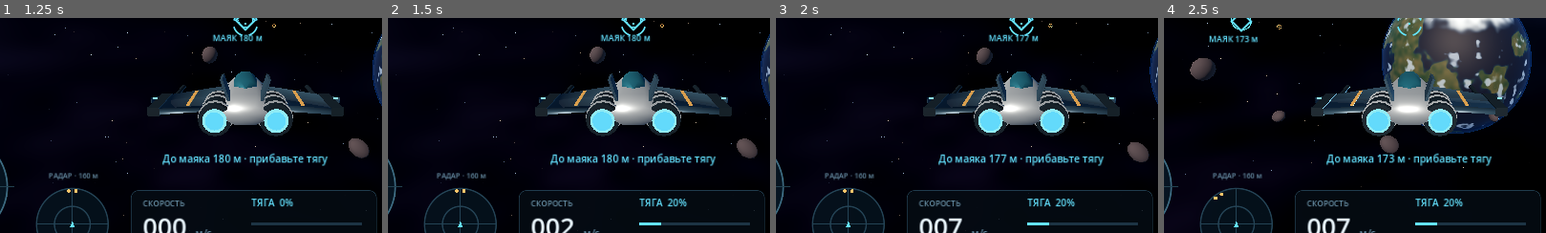
Above: before the commit, frames 1-4 (left to right).
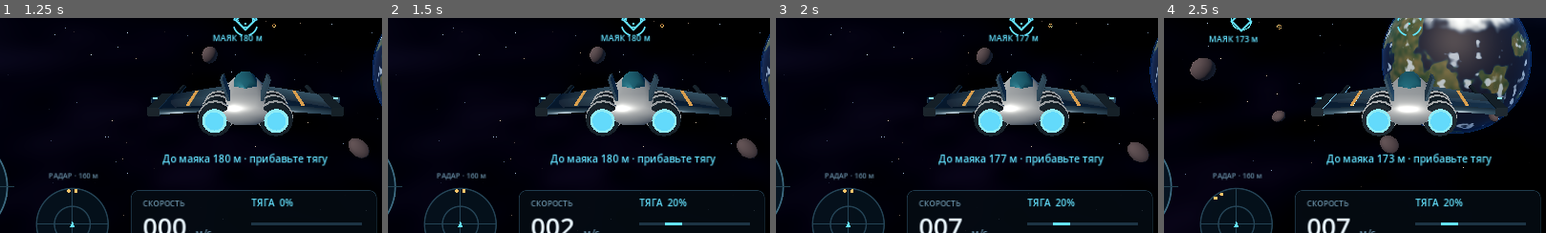
Above: after the commit, the same moments.

Repository: poberij-crypto/SpacePrototype
Game: Godot game, scene res://main.tscn
Same seed, same stepped clock (60 frames per second), same inputs: the game is played once before the commit and once after it.
Inputs (mouse positions are % of the whole screen's width and height, from its top left):
- Up to frame 1 (1.25 s): click "НАЧАТЬ ВЫЛЕТ" at 0.5 s
- Up to frame 2 (1.5 s): click "+" at 1.25 s
- Up to frame 3 (2 s): no input
- Up to frame 4 (2.5 s): move the mouse to (72, 45) at 2.02 s; hold Right (ui_right) from 2.03 s (still down); click (72, 45) at 2.17 s
The pictures show only the part of the screen within x 18-68%, y 39-89%; the shares and areas given below are measured in that part.

Frame 1 is identical in both runs. In frame 2, 0.1% of the frame differs, in the area x 65-77%, y 95-97%; in frame 3, 0.1%; in frame 4, 0.1%.

Commit message:
feat: add reverse thrust with compatible snapshots

Diff:
--- a/scripts/flight_snapshot.gd
+++ b/scripts/flight_snapshot.gd
@@ -18,7 +18,7 @@
 		if pilot != null:
 			data["ai"] = {"state":pilot.state,"time":pilot.state_time,"cooldown":pilot.cooldown,"waypoint":vec(pilot.waypoint),"passes":pilot.passes,"enabled":pilot.enabled}
 		targets.append(data)
-	return {"version":3,"origin":game.mission.origin,"destinati …(392 unchanged characters)…
+	return {"version":4,"origin":game.mission.origin,"destinati …(392 unchanged characters)…
 
 func _number(v, low: float, high: float) -> bool:
 	return typeof(v) in [TYPE_INT,TYPE_FLOAT] and is_finite(float(v)) and float(v)>=low and float(v)<=high
@@ -33,10 +33,10 @@
 	return length>.5 and length<1.5
 
 func valid(s: Dictionary) -> bool:
-	if s.get("version") != 1 and s.get("version") != 2 and s.get("version") != 3:return false
+	if s.get("version") != 1 and s.get("version") != 2 and s.get("version") != 3 and s.get("version") != 4:return false
 	if s.get("stage") not in STAGES or s.get("kind") not in ["combat","scout","delivery","trade"]:return false
 	if s.version==1 and s.kind=="delivery":return false
-	if s.version!=3 and (s.kind=="trade" or s.stage=="ПЕРЕЛЁТ"):return false
+	if s.version<3 and (s.kind=="trade" or s.stage=="ПЕРЕЛЁТ"):return false
 	if (s.kind=="trade") != (s.stage=="ПЕРЕЛЁТ"):return false
 	if s.version>=2:
 		for key in ["origin","destination"]:
@@ -49,7 +49,7 @@
 	if not _rotation(s.get("rot")):return false
 	for key in ["stabilized","cockpit"]:
 		if typeof(s.get(key)) != TYPE_BOOL:return false
-	if not _number(s.get("hull"),.01,100) or not _number(s.get("shield"),0,175) or not _number(s.get("throttle"),0,1) or not _number(s.get("scan"),0,3) or not _number(s.get("fire_timer"),-100000,1):return false
+	if not _number(s.get("hull"),.01,100) or not _number(s.get("shield"),0,175) or not _number(s.get("throttle"),-.3 if s.version>=4 else 0,1) or not _number(s.get("scan"),0,3) or not _number(s.get("fire_timer"),-100000,1):return false
 	if typeof(s.get("targets")) != TYPE_ARRAY or s.targets.size()>3:return false
 	var ids: Array = []
 	for target in s.targets:
--- a/scripts/flight_ui.gd
+++ b/scripts/flight_ui.gd
@@ -50,8 +50,8 @@
 	camera_button = button("КАМЕРА · СНАРУЖИ", Rect2(990, 24, 264, 48), game._toggle_camera)
 	button("МОДУЛИ", Rect2(990, 84, 126, 48), game._toggle_upgrades)
 	button("МЕНЮ", Rect2(1128, 84, 126, 48), game.save_to_menu)
-	button("+", Rect2(960, 458, 92, 76), func(): game.throttle = minf(1.0, game.throttle + 0.2))
-	button("−", Rect2(960, 548, 92, 76), func(): game.throttle = maxf(0.0, game.throttle - 0.2))
+	button("+", Rect2(960, 458, 92, 76), func(): game.adjust_throttle(0.2))
+	button("−", Rect2(960, 548, 92, 76), func(): game.adjust_throttle(-0.2))
 	fire_button = button("ОГОНЬ\nУДЕРЖИВАТЬ", Rect2(1080, 478, 174, 146), func(): pass, true)
 	fire_button.button_down.connect(func(): game.firing = true)
 	fire_button.button_up.connect(func(): game.firing = false)
@@ -236,7 +236,7 @@
 	txt(Vector2(468, 647), "%03d" % int(game.velocity.length()), 43)
 	txt(Vector2(556, 648), "м/с", 16, DIM)
 	txt(Vector2(650, 597), "ТЯГА  %d%%" % int(game.throttle * 100), 16, CYAN)
-	bar(Vector2(650, 624), 186, game.throttle, CYAN)
+	thrust_bar(Vector2(650,624),186)
 	txt(Vector2(468, 677), "СТАБИЛИЗИРОВАННЫЙ ПОЛЁТ" if game.stabilized else "ИНЕРЦИЯ · ДВИЖЕНИЕ СОХРАНЯЕТСЯ", 13, DIM if game.stabilized else AMBER)
 	txt(Vector2(966, 440), "ТЯГА", 14, DIM)
 	_radar()
@@ -324,7 +324,7 @@
 	txt(Vector2(298,900),"%03d" % int(game.velocity.length()),43)
 	txt(Vector2(386,900),"м/с",16,DIM)
 	txt(Vector2(486,850),"ТЯГА %d%%" % int(game.throttle*100),16,CYAN)
-	bar(Vector2(486,878),192,game.throttle,CYAN)
+	thrust_bar(Vector2(486,878),192)
 	txt(Vector2(298,930),"СТАБИЛИЗАЦИЯ" if game.stabilized else "ИНЕРЦИОННЫЙ ПОЛЁТ",13,DIM)
 	txt(Vector2(380,1002),"ТЯГА",14,DIM)
 	if game.destroyed:
@@ -491,3 +491,10 @@
 	market_panel = preload("res://scripts/market_panel.gd").new()
 	content.add_child(market_panel)
 	market_panel.setup(game)
+
+func thrust_bar(p: Vector2, width: float) -> void:
+	var zero := width*.3/1.3
+	draw_rect(Rect2(p,Vector2(width,5)),Color("1d3444"))
+	var endpoint: float = (game.throttle+.3)/1.3*width
+	draw_rect(Rect2(p+Vector2(minf(zero,endpoint),0),Vector2(absf(endpoint-zero),5)),AMBER if game.throttle<0 else CYAN)
+	draw_line(p+Vector2(zero,-4),p+Vector2(zero,9),WHITE,1)
--- a/scripts/main.gd
+++ b/scripts/main.gd
@@ -413,3 +413,7 @@
 	choose_mission("trade")
 	start_selected_mission()
 	flight_ui.market_panel.visible = false
+
+func adjust_throttle(amount: float) -> void:
+	var next := clampf(snappedf(throttle+amount,.1),-.3,1.0)
+	throttle = 0.0 if next*throttle<0 else next
--- a/scripts/visuals.gd
+++ b/scripts/visuals.gd
@@ -148,7 +148,7 @@
 
 func update_flight(thrust: float) -> void:
 	for plume in plumes:
-		plume.scale.y = .15 + thrust*.9
+		plume.scale.y = .15 + maxf(0,thrust)*.9
 		plume.position.z = 2.4 + .85*plume.scale.y
 
 func _build_space() -> void:
--- /dev/null
+++ b/tests/reverse_test.gd
@@ -0,0 +1,44 @@
+extends SceneTree
+var failures := 0
+func _initialize() -> void:call_deferred("run")
+func check(ok: bool, message: String) -> void:
+ if not ok:failures += 1;push_error(message)
+func run() -> void:
+ var g = load("res://main.tscn").instantiate()
+ g.store.path = "user://reverse_test.json"
+ root.add_child(g)
+ g.set_physics_process(false)
+ await process_frame
+ g.pending_snapshot.clear()
+ g.selected_mission = "combat"
+ g.throttle = 0
+ g.flight_ui.controls["−"].pressed.emit()
+ check(is_equal_approx(g.throttle,-.2),"minus button must enable reverse")
+ if not g.has_method("adjust_throttle"):
+  g.queue_free();await process_frame;quit(1);return
+ for i in range(10):g.adjust_throttle(-.2)
+ check(is_equal_approx(g.throttle,-.3),"reverse capped at -30 percent")
+ g.adjust_throttle(.2);g.adjust_throttle(.2)
+ check(is_zero_approx(g.throttle),"zero crossing stops at neutral")
+ g.start_selected_mission()
+ g.throttle = -.3
+ var forward: Vector3 = -g.ship.global_basis.z
+ var start: Vector3 = g.ship.position
+ for i in range(120):g._physics_process(1.0/60)
+ check((g.ship.position-start).dot(forward)<-5,"reverse moves opposite ship nose")
+ var snapshot: Dictionary = JSON.parse_string(JSON.stringify(g.snapshots.capture(g)))
+ check(g.snapshots.valid(snapshot),"negative thrust survives JSON checkpoint")
+ g.throttle = 1
+ check(g.snapshots.restore(g,snapshot) and is_equal_approx(g.throttle,-.3),"reverse restored")
+ snapshot.throttle = -.31
+ check(not g.snapshots.valid(snapshot),"out-of-range reverse rejected")
+ g.visuals.update_flight(-.3)
+ for plume in g.visuals.plumes:check(plume.scale.y>0,"reverse never inverts engine flames")
+ g.stabilized = false
+ g.velocity = Vector3.ZERO
+ g.throttle = -.3
+ g._physics_process(1)
+ check(g.velocity.dot(forward)<0,"reverse also works in inertia mode")
+ for suffix in ["",".bak",".tmp"]:DirAccess.remove_absolute(g.store.path+suffix)
+ g.queue_free();await process_frame
+ print("Reverse tests: %d failures" % failures);quit(1 if failures else 0)
Not shown, added: docs/superpowers/plans/2026-11-03-planet.md
Not shown, added: docs/superpowers/specs/2026-11-03-planet-design.md
